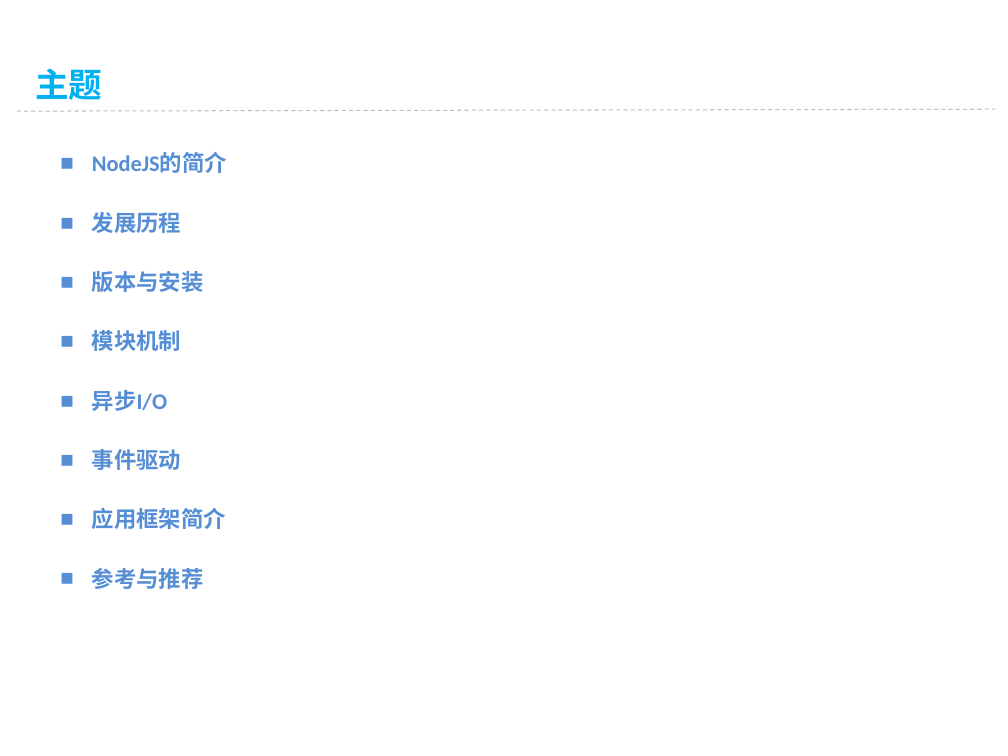
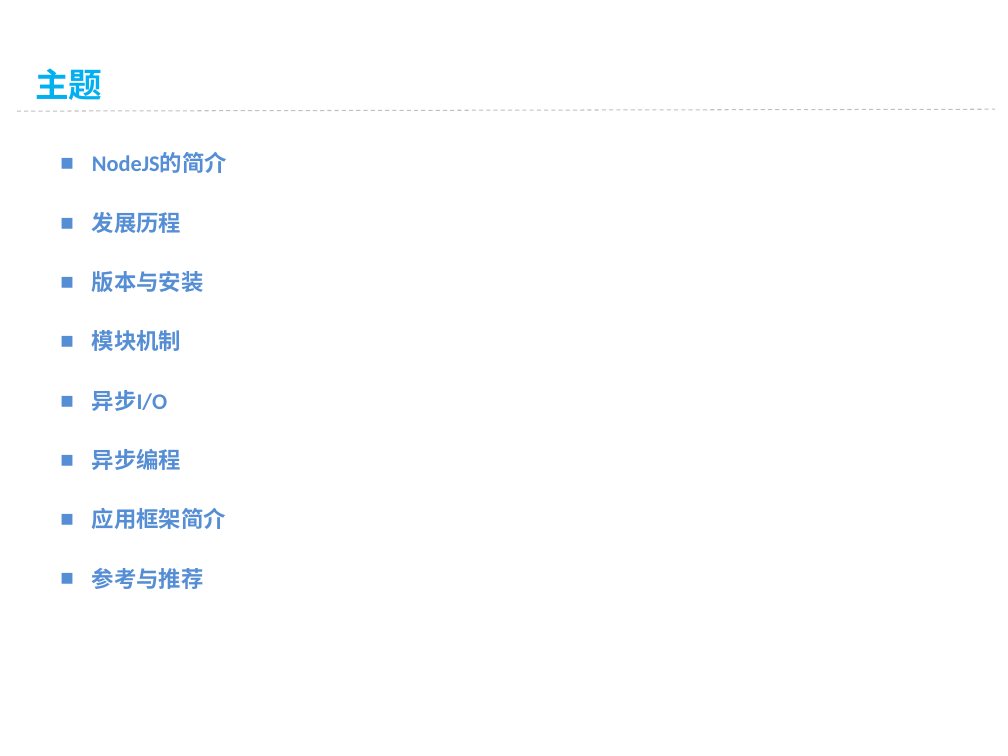
Before and after one commit to vaik/Documents, a slide deck: slide 2 of 我的分享/NodeJS基础概念理解.ppt. Drawn at 1008x756 pixels with LibreOffice and Linux fonts; fonts in the diff are those of the drawing; background and template pictures are left out. Boxes give left, top, right and bottom in pixels: in the first picture for what was removed or moved away, otherwise in the second. Text is boxed around its words. In the diff, an @@ line names an element or a change of style, - is before the commit and + after.

```diff
--- a/我的分享/NodeJS基础概念理解.ppt
+++ b/我的分享/NodeJS基础概念理解.ppt
@@ text at box(92, 449, 181, 470): text changed @@
-■ 事件驱动
+■ 异步编程
```
Also in this commit, not shown: 3 other slides changed, 3 slides added.
